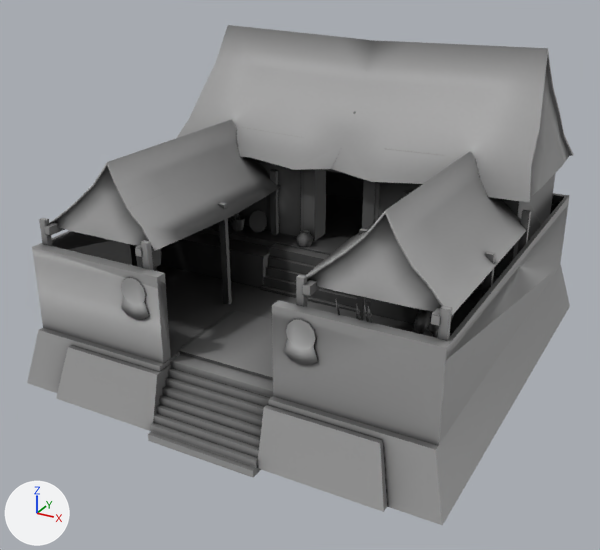
An edit to the COLLADA model art/meshes/structural/elmirador_barracks.dae, drawn before and after from the same camera.
Both versions are drawn from a camera (50 mm lens) standing at (17.7, -33.9, 18.7) and looking at (-0.4, -1.1, 2.3). Arrows for +X, +Y and +Z are at lower left; the lights stay in place. Vertices at the same position are counted once.

The scene before the commit, as lines of its bpy script (objects in view):
```python
me_cubo_005 = bpy.data.meshes.new('Cubo.005')
me_cubo_005.from_pydata(...)  # 1934 vertices, 3100 faces; spans x -10.5..10.5, y -10.6..11.7, z -2.5..12.9
me_cubo_005.materials.append(mat_materiais)  # picture img_elmirador_barracks_ao_png
ob_cubo_000_001_002_001_001_001_001_003_001_001_005_008_000_002 = bpy.data.objects.new('Cubo_000_001_002_001_001_001_001_003_001_001_005_008_000_002', me_cubo_005)
ob_cubo_000_001_002_001_001_001_001_003_001_001_005_008_000_002.location = (0.0, 0.0, 0.0)
```
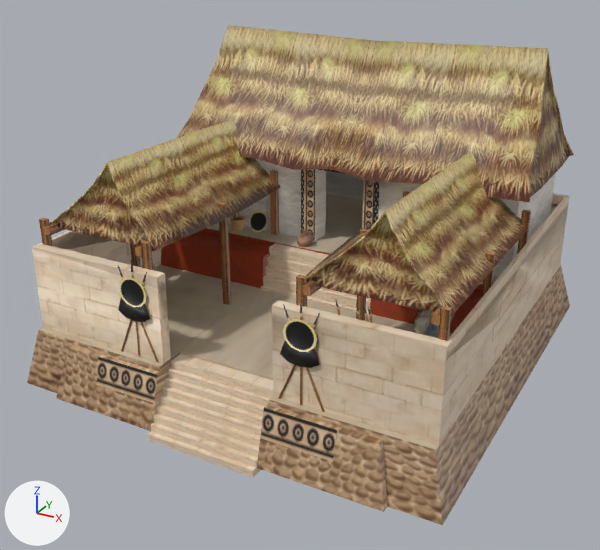
The newer file is also turned or shifted as a whole; pictures and numbers use the older file's frame.

Diff of the bpy script that builds the scene:
```diff
--- a/art/meshes/structural/elmirador_barracks.dae.py
+++ b/art/meshes/structural/elmirador_barracks.dae.py
@@ img_mayans_struct_png @@
+img_mayans_struct_png = load_image('mayans_struct.png', 'mayans_struct.png', 2048, 1024, 'sRGB')
@@ mat_materiais_001 @@
+mat_materiais_001 = principled_material('Materiais.001')
+mat_materiais_001.texture = img_mayans_struct_png
@@ me_cubo_005 @@
 # used by ob_cubo_000_001_002_001_001_001_001_003_001_001_005_008_000_002; location = (0.0, 0.0, 0.0)
-me_cubo_005.from_pydata(...)  # 1934 vertices, 3100 faces; spans x -10.5..10.5, y -10.6..11.7, z -2.5..12.9
+me_cubo_005.from_pydata(...)  # 2318 vertices, 3724 faces; spans x -10.5..10.5, y -10.6..11.7, z -2.5..12.9
+# me_cubo_005 part 1: the loose piece of 16 vertices spanning x 5.4, y -8.8..-6.9, z 1.1..5.2 is copied, and the copy is scaled about its middle by (5.67e-05, 0, 1.16), then moved by (-1.3, -1.3, -0.8), in mat_materiais_001 (picture img_mayans_struct_png); it spans x 4.0..4.1, y -9.2..-9.1, z 0.0..4.8
+# me_cubo_005 part 2: the loose piece of 16 vertices spanning x 5.4, y -8.8..-6.9, z 1.1..5.2 is copied, and the copy is turned -90 degrees about the z axis through its middle and scaled by 1.06, then moved by (-1.0, -1.3, -0.9), in mat_materiais_001 (picture img_mayans_struct_png); it spans x 3.5..5.4, y -9.2..-9.1, z 0.0..4.4
+# me_cubo_005 part 3: the loose piece of 16 vertices spanning x 5.4, y -8.8..-6.9, z 1.1..5.2 is copied, and the copy is turned 90 degrees about the z axis through its middle and scaled by 1.06, then moved by (-1.7, -1.3, -0.9), in mat_materiais_001 (picture img_mayans_struct_png); it spans x 2.7..4.7, y -9.2..-9.1, z 0.0..4.4
+# me_cubo_005 part 4: the loose piece of 16 vertices spanning x 5.4, y -8.8..-6.9, z 1.1..5.2 is copied, and the copy is multiplied about its middle by the matrix ((-0.69, 0.799, -0.099), (0.751, 0.686, 0.297), (0.288, 0.123, -1.013)), then moved by (-9.8, -1.3, -0.9), in mat_materiais_001 (picture img_mayans_struct_png); it spans x -5.4..-3.5, y -9.2..-9.1, z 0.0..4.4
+# me_cubo_005 part 5: the loose piece of 16 vertices spanning x 5.4, y -8.8..-6.9, z 1.1..5.2 is copied, and the copy is multiplied about its middle by the matrix ((0.69, -0.799, 0.099), (-0.751, -0.686, -0.297), (0.288, 0.123, -1.013)), then moved by (-9.1, -1.3, -0.9), in mat_materiais_001 (picture img_mayans_struct_png); it spans x -4.7..-2.7, y -9.2..-9.1, z 0.0..4.4
+# me_cubo_005 part 6: the loose piece of 16 vertices spanning x 5.4, y -8.8..-6.9, z 1.1..5.2 is copied, and the copy is scaled about its middle by (0.953, -0.000937, -1.16), then moved by (-9.5, -1.3, -0.8), in mat_materiais_001 (picture img_mayans_struct_png); it spans x -4.1..-4.0, y -9.2..-9.1, z 0.0..4.8
+# me_cubo_005 part 7: 13 vertices moved from x -4.8..-3.3, y -9.2..-9.1, z 2.6..4.2 to x -5.0..-3.4, y -9.2..-9.1, z 2.5..4.2; 22 vertices removed from x -4.8..-3.3, y -9.2..-9.1, z 2.7..4.4; 22 vertices added at x -4.8..-3.2, y -9.2..-9.1, z 2.6..4.4
+# me_cubo_005 part 8: 32 vertices moved from x 3.3..4.8, y -9.2..-9.1, z 2.6..4.4 to x 3.2..4.9, y -9.2..-9.1, z 2.5..4.4
+# me_cubo_005 part 9: 3035 faces spanning x -10.5..10.5, y -10.6..11.7, z -2.5..12.9 switch from mat_materiais (picture img_elmirador_barracks_ao_png) to mat_materiais_001 (picture img_mayans_struct_png)
```

Pixel boxes (x1, y1, x2, y2) of what changed, in the pictures (600 x 550 px; the box of a moved part takes in the faces that stretch with it):
part 1 of me_cubo_005, added: after (300, 317, 303, 405)
part 2 of me_cubo_005, added: after (306, 368, 325, 412)
part 3 of me_cubo_005, added: after (278, 328, 314, 399)
part 4 of me_cubo_005, added: after (121, 285, 143, 352)
part 5 of me_cubo_005, added: after (140, 322, 159, 362)
part 6 of me_cubo_005, added: after (131, 275, 141, 357)
part 7 of me_cubo_005, moved or reshaped: before (121, 278, 149, 319); after (118, 278, 151, 322)
part 8 of me_cubo_005, moved or reshaped: before (284, 319, 318, 365); after (280, 319, 320, 368)
part 9 of me_cubo_005, recoloured (grey to beige): (27, 25, 574, 525) in both
